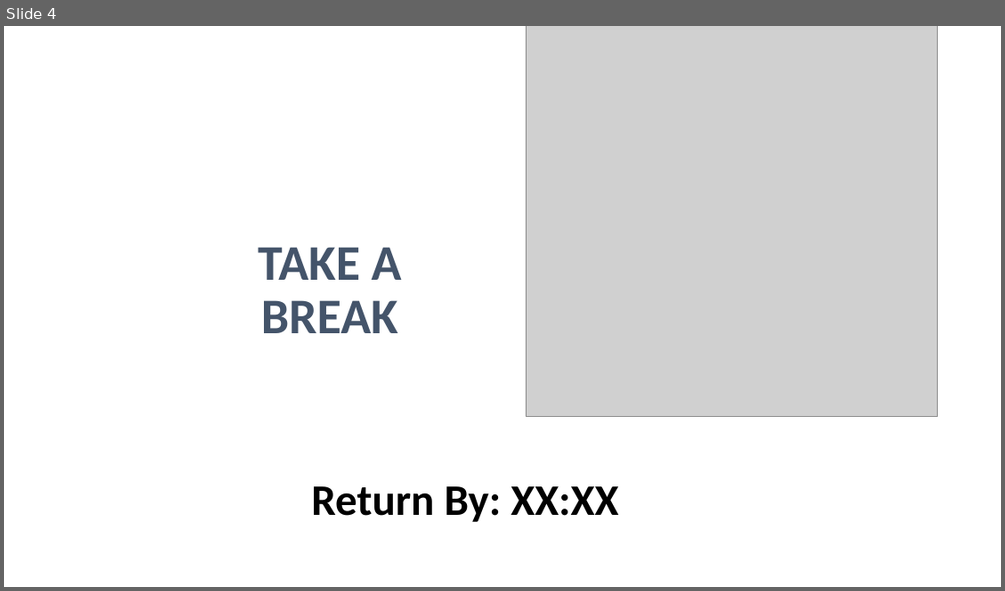
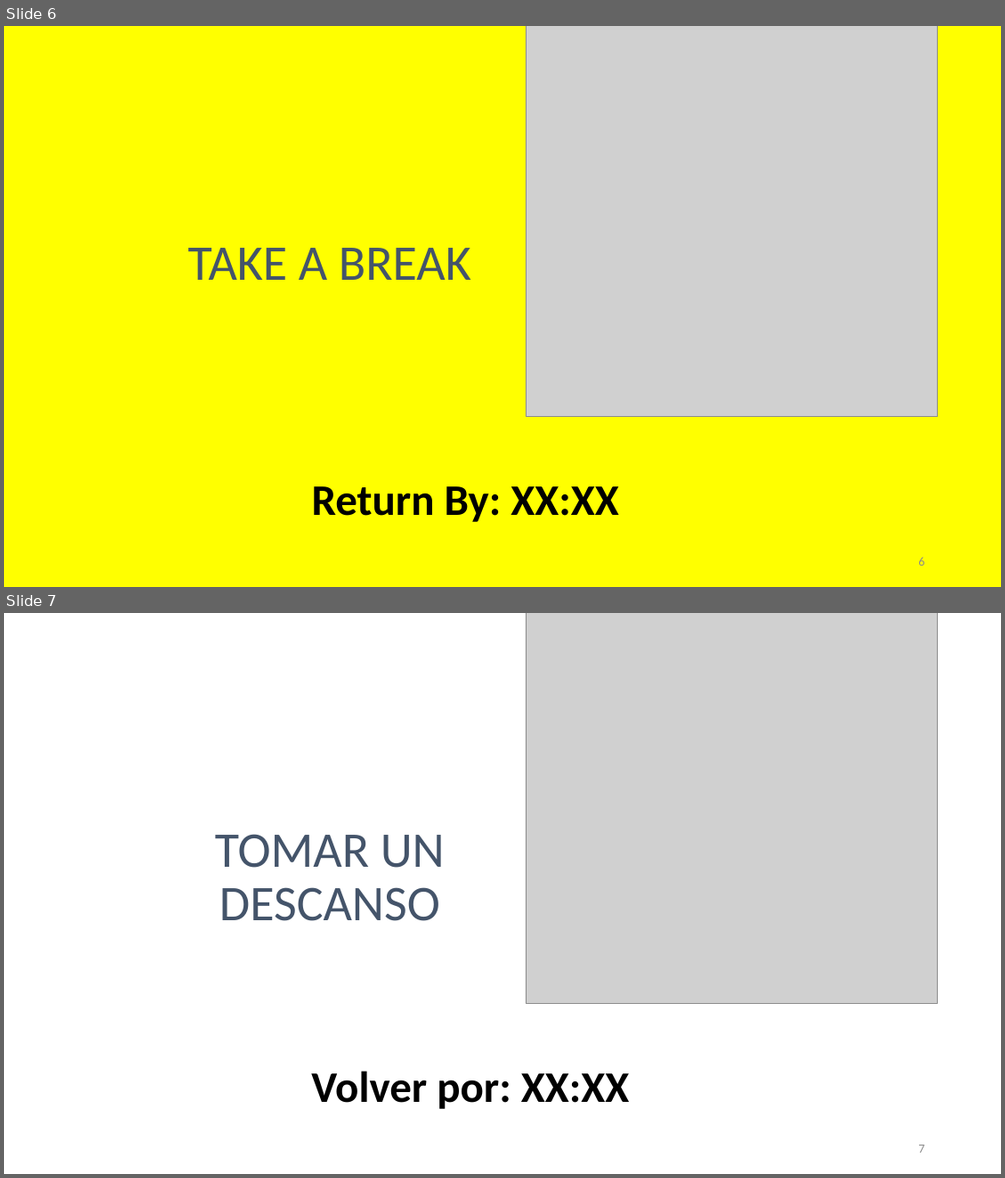
Before and after one commit to irregularchat/Counter_Malign_Information_Training, a slide deck: Counter_Malign_Information/4-Implement-For_Instructors/Lesson_Plans/Lesson_02-Identifying_AI_Content/Audio_Visual-Template/Lesson_Slide-LESSON_NAME.pptx. Shown one above the other, each under a label of ours: slide 4 before the commit, slides 6 and 7 after it. The pictures are 1005x591 and 1005x1178 pixels, drawn with LibreOffice and Linux fonts; fonts in the diff are those of the drawing; grey boxes stand for pictures; background and template pictures are left out. Boxes give left, top, right and bottom in pixels: in the first picture for what was removed or moved away, otherwise in the second. Text is boxed around its words. In the diff, an @@ line names an element or a change of style, - is before the commit and + after.

```diff
--- a/Counter_Malign_Information/4-Implement-For_Instructors/Lesson_Plans/Lesson_02-Identifying_AI_Content/Audio_Visual-Template/Lesson_Slide-LESSON_NAME.pptx
+++ b/Counter_Malign_Information/4-Implement-For_Instructors/Lesson_Plans/Lesson_02-Identifying_AI_Content/Audio_Visual-Template/Lesson_Slide-LESSON_NAME.pptx
@@ slide 7 added at [4,613,1001,1174], background #FFFFFF @@
@@ picture added at [526,613,938,1004] @@
@@ title added at [215,834,445,921], 48 pt, text #44546A @@
+TOMAR UN DESCANSO
@@ text added at [311,1070,629,1109], 42 pt, text #000000, bold @@
+Volver por: XX:XX
@@ page number added at [918,1144,924,1152], 12 pt, text #8C8C8C @@
+7
@@ what was slide 4 is now slide 6 @@
@@ slide 6 changed as well @@
@@ background #FFFFFF to #FFFF00 @@
@@ title "TAKE A BREAK" at [188,248,471,280]: bold off @@
@@ page number added at [918,556,924,565], 12 pt, text #8C8C8C @@
+6
```
Also in this commit, not shown: 1 other slide changed, 3 other slides added, 1 slide removed, 25 other files.
